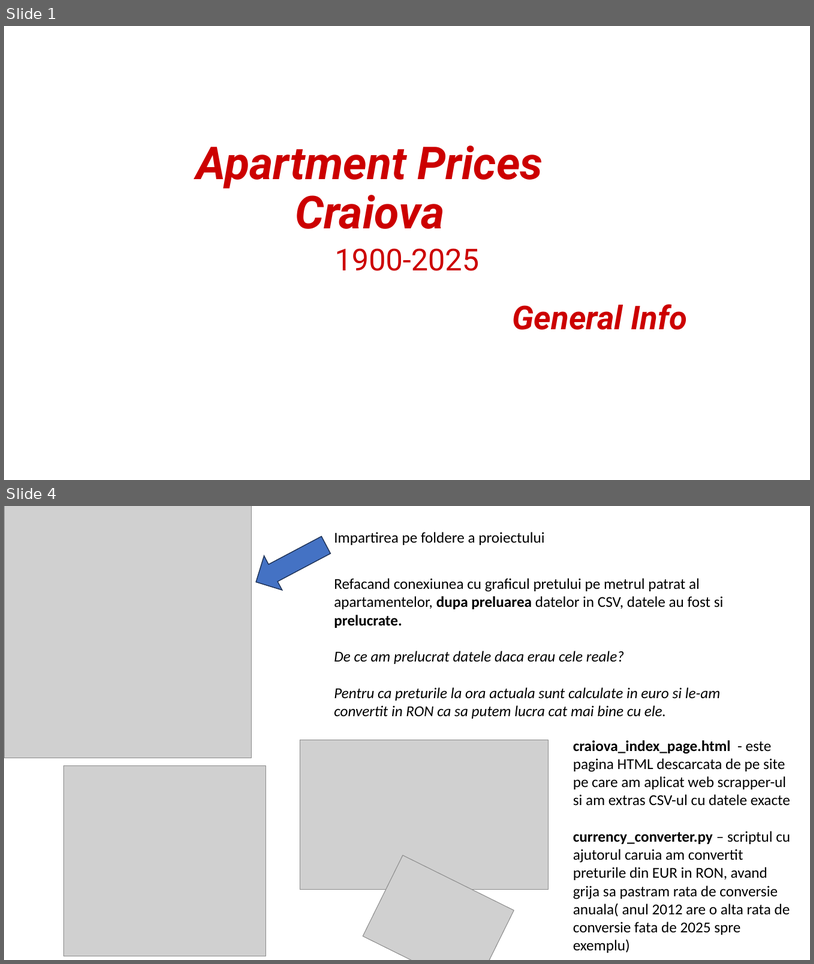
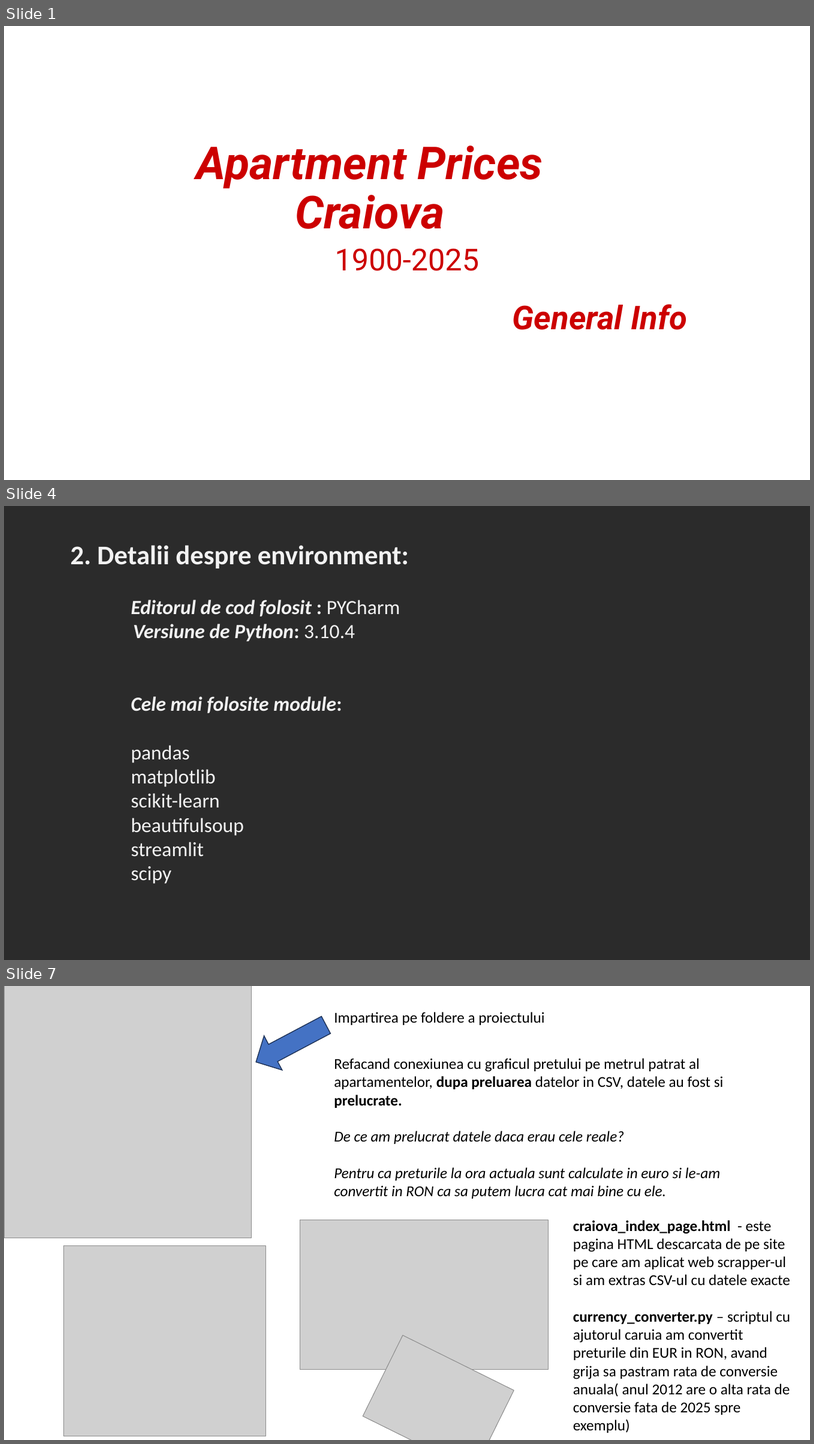
Before and after one commit to andrei-necsulea/Apartment_Prices_Prediction, a slide deck: Apartment_Prices_Craiova.pptx. Shown one above the other, each under a label of ours: slides 1 and 4 before the commit, slides 1, 4 and 7 after it; the slides between them are not shown. The pictures are 814x964 and 814x1444 pixels, drawn with LibreOffice and Linux fonts; fonts in the diff are those of the drawing; grey boxes stand for pictures; background and template pictures are left out; a plain dark background stands for a picture behind light text. Boxes give left, top, right and bottom in pixels: in the first picture for what was removed or moved away, otherwise in the second. Text is boxed around its words. In the diff, an @@ line names an element or a change of style, - is before the commit and + after.

```diff
--- a/Apartment_Prices_Craiova.pptx
+++ b/Apartment_Prices_Craiova.pptx
@@ slide 4 added at [4,506,810,960], background picture (left out) @@
@@ text added at [71,545,409,883], 24 pt, text #F2F2F2, bold @@
+2. Detalii despre environment:
+Editorul de cod folosit : PYCharm
+Versiune de Python: 3.10.4
+Cele mai folosite module:
+pandas
+matplotlib
+scikit-learn
+beautifulsoup
+streamlit
+scipy
@@ what was slide 4 is now slide 7 @@
```
Also in this commit, not shown: 6 slides changed, 6 other slides added, 1 other file.
